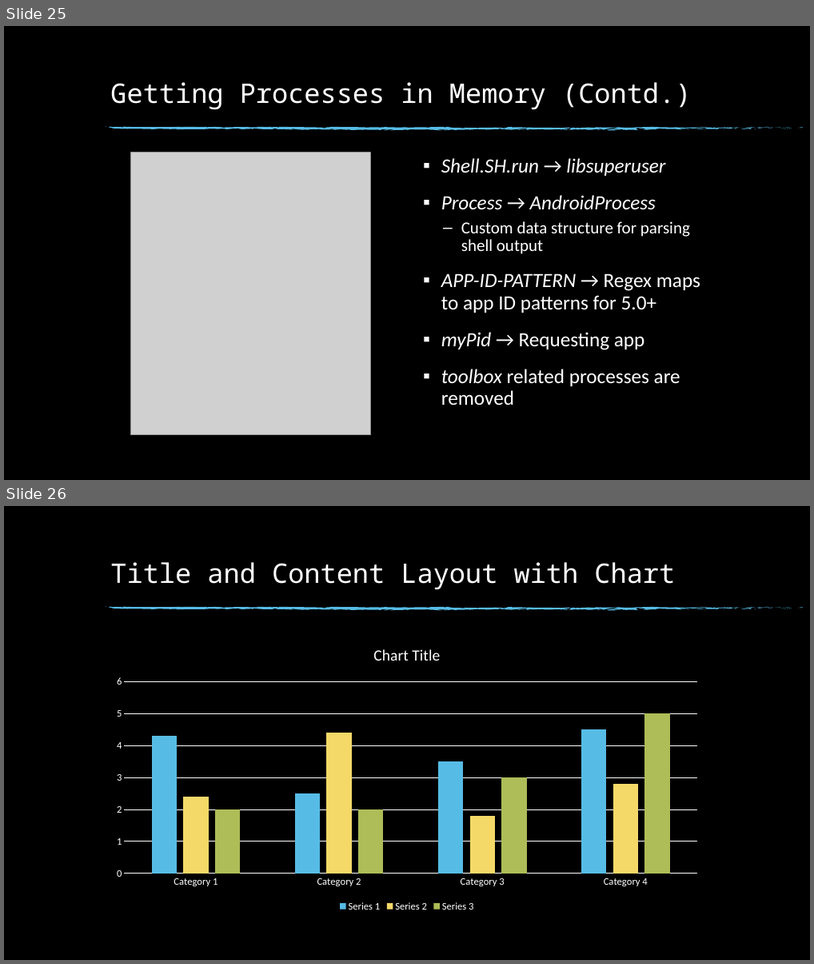
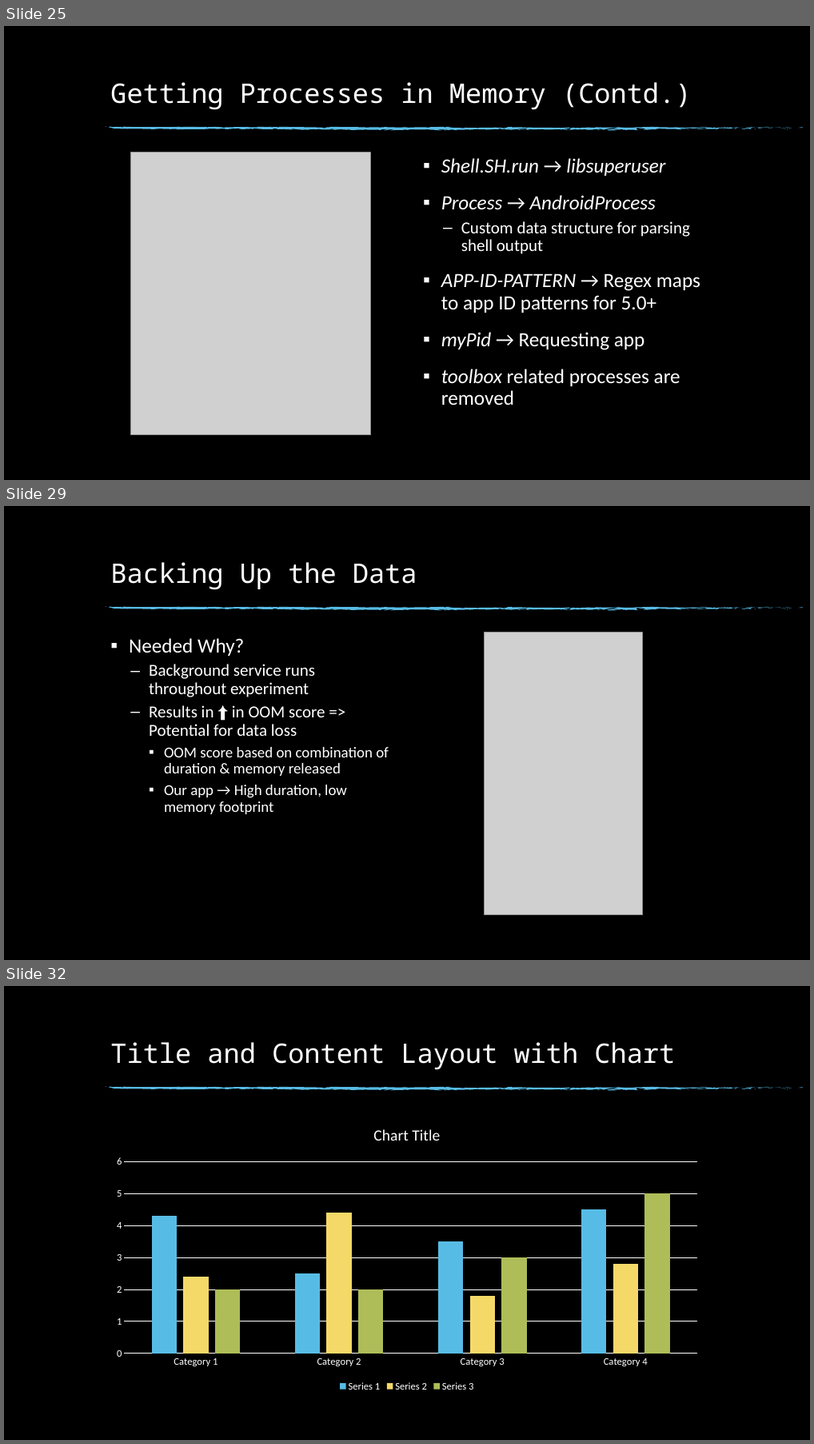
Before and after one commit to Buzz-Lightyear/ThesisDocuments, a slide deck: Thesis Presentation.pptx. Shown one above the other, each under a label of ours: slides 25 and 26 before the commit, slides 25, 29 and 32 after it; the slides between them are not shown. The pictures are 814x964 and 814x1444 pixels, drawn with LibreOffice and Linux fonts; fonts in the diff are those of the drawing; grey boxes stand for pictures; background and template pictures are left out. Boxes give left, top, right and bottom in pixels: in the first picture for what was removed or moved away, otherwise in the second. Text is boxed around its words. In the diff, an @@ line names an element or a change of style, - is before the commit and + after.

```diff
--- a/Thesis Presentation.pptx
+++ b/Thesis Presentation.pptx
@@ slide 29 added at (4,506,810,960), background picture (left out); not listed: 74 template elements that a slide beside it also shows @@
@@ title added at (110,562,418,590), 32 pt, text #FFFFFF @@
+Backing Up the Data
@@ text added at (129,638,389,814), 18 pt, text #FFFFFF @@
+▪ Needed Why?
+  – Background service runs throughout experiment
+  – Results in ⬆ in OOM score => Potential for data loss
+    ▪ OOM score based on combination of duration & memory released
+    ▪ Our app → High duration, low memory footprint
@@ picture added at (484,632,643,914) @@
@@ what was slide 26 is now slide 32 @@
```
Also in this commit, not shown: 1 slide changed, 5 other slides added, 3 other files.
